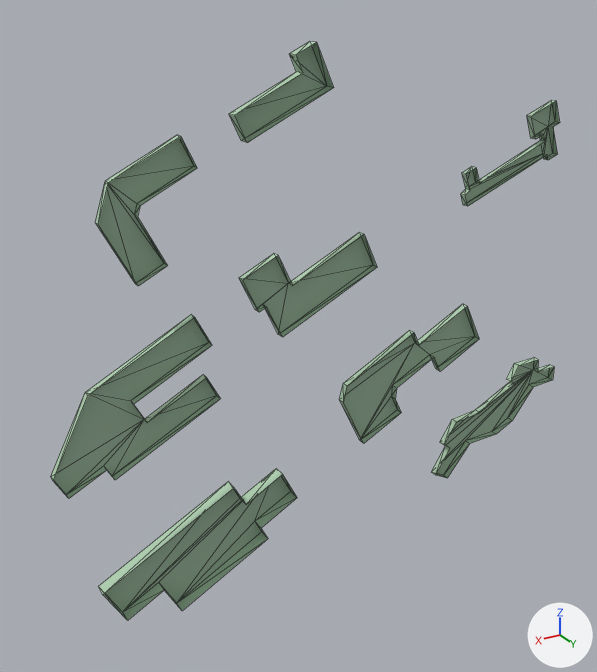
An edit to the OBJ model src/kickboard_sim/models/knu_campus/meshes/buildings_k21.obj, drawn before and after from the same camera.
One viewpoint serves both versions: a 50 mm camera at (598.0, 278.0, 28.0) aimed at (424.0, -13.0, -118.0). Every picture has the same lights, and +X, +Y and +Z are marked at lower right. The picture after the commit comes second. Mesh edges are drawn as thin lines. Where no turn or scale is listed for an object, it has been applied to the vertices.

Names of what the first picture shows: 'buildings_k21'.
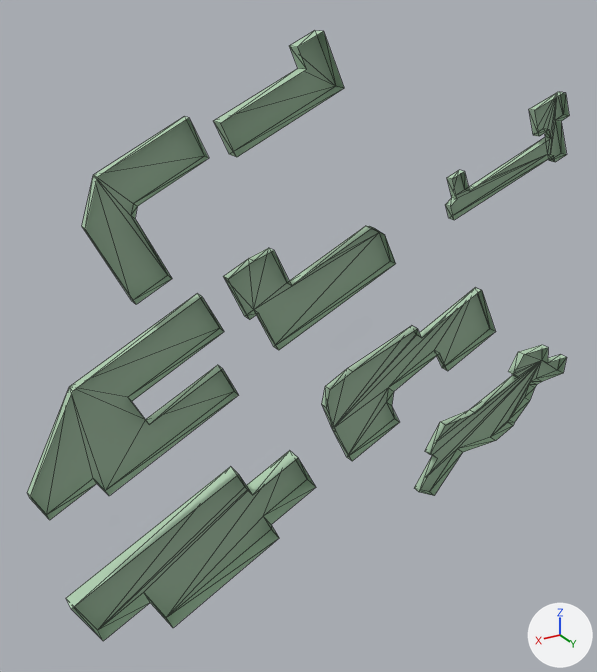
Location of each change, (x1, y1, x2, y2) in pixels of the pictures (597 x 672 px; the box of a moved part takes in the faces that stretch with it):
'buildings_k21', reshaped (6% wider)
    before: (51, 41, 560, 621)
    after: (27, 30, 569, 641)
part 1 of me_buildings_k21, moved or reshaped
    before: (95, 135, 197, 286)
    after: (82, 116, 209, 304)
part 2 of me_buildings_k21, moved or reshaped
    before: (229, 41, 334, 143)
    after: (214, 30, 344, 157)
part 3 of me_buildings_k21, moved or reshaped
    before: (98, 469, 297, 621)
    after: (66, 450, 316, 641)
part 4 of me_buildings_k21, rebuilt (25% wider, 25% taller)
    before: (432, 357, 554, 478)
    after: (414, 345, 567, 496)
part 5 of me_buildings_k21, rebuilt (25% wider, 21% taller)
    before: (461, 100, 560, 206)
    after: (445, 92, 569, 220)
part 6 of me_buildings_k21, rebuilt (24% wider, 24% taller)
    before: (339, 304, 479, 443)
    after: (322, 288, 496, 461)
part 7 of me_buildings_k21, rebuilt (25% wider, 24% taller)
    before: (51, 315, 220, 498)
    after: (27, 293, 238, 520)
part 8 of me_buildings_k21, rebuilt (25% wider, 18% taller)
    before: (239, 232, 377, 337)
    after: (223, 226, 396, 350)

The change, as a diff of the scene's bpy script:
```diff
--- a/src/kickboard_sim/models/knu_campus/meshes/buildings_k21.obj.py
+++ b/src/kickboard_sim/models/knu_campus/meshes/buildings_k21.obj.py
@@ me_buildings_k21 @@
 # used by ob_buildings_k21; location = (0.0, 0.0, 0.0)
-me_buildings_k21.from_pydata(...)  # 176 vertices, 248 faces; spans x 269.0..540.0, y -6.0..1.0, z -232.0..7.0
+me_buildings_k21.from_pydata(...)  # 202 vertices, 287 faces; spans x 261.0..550.0, y -7.0..1.0, z -239.0..11.0
+# me_buildings_k21 part 1: the loose piece of 16 vertices spanning x 474.0..513.0, y -3.0..0.0, z -76.0..-23.0 is scaled about its middle by (1.25, 1.24, 1.24), then moved by (0.0, 0.0, -1.0)
+# me_buildings_k21 part 2: the loose piece of 12 vertices spanning x 416.0..459.0, y -4.0..1.0, z -28.0..7.0 is scaled about its middle by (1.25, 1.26, 1.25), then moved by (0.0, -1.0, -1.0)
+# me_buildings_k21 part 3: the loose piece of 20 vertices spanning x 432.0..527.0, y -6.0..0.0, z -232.0..-176.0 is scaled about its middle by (1.25, 1.26, 1.25), then moved by (2.0, -1.0, -1.0)
+# me_buildings_k21 part 4: the loose piece of 34 vertices spanning x 269.0..349.0, y -3.0..0.0, z -212.0..-157.0 is rebuilt with 44 vertices and now spans x 261.0..359.0, y -4.0..0.0, z -220.0..-152.0
+# me_buildings_k21 part 5: the loose piece of 32 vertices spanning x 287.0..344.0, y -3.0..0.0, z -67.0..-23.0 is rebuilt with 34 vertices and now spans x 281.0..352.0, y -3.0..0.0, z -72.0..-20.0
+# me_buildings_k21 part 6: the loose piece of 24 vertices spanning x 327.0..407.0, y -3.0..0.0, z -175.0..-116.0 is rebuilt with 32 vertices and now spans x 316.0..416.0, y -4.0..0.0, z -182.0..-109.0
+# me_buildings_k21 part 7: the loose piece of 22 vertices spanning x 469.0..540.0, y -3.0..0.0, z -157.0..-93.0 is rebuilt with 22 vertices and now spans x 461.0..550.0, y -4.0..0.0, z -164.0..-85.0
+# me_buildings_k21 part 8: the loose piece of 16 vertices spanning x 391.0..457.0, y -3.0..0.0, z -110.0..-71.0 is rebuilt with 22 vertices and now spans x 381.0..464.0, y -4.0..0.0, z -115.0..-69.0
 me_buildings_k21.materials.append(mat_zone3)
```
